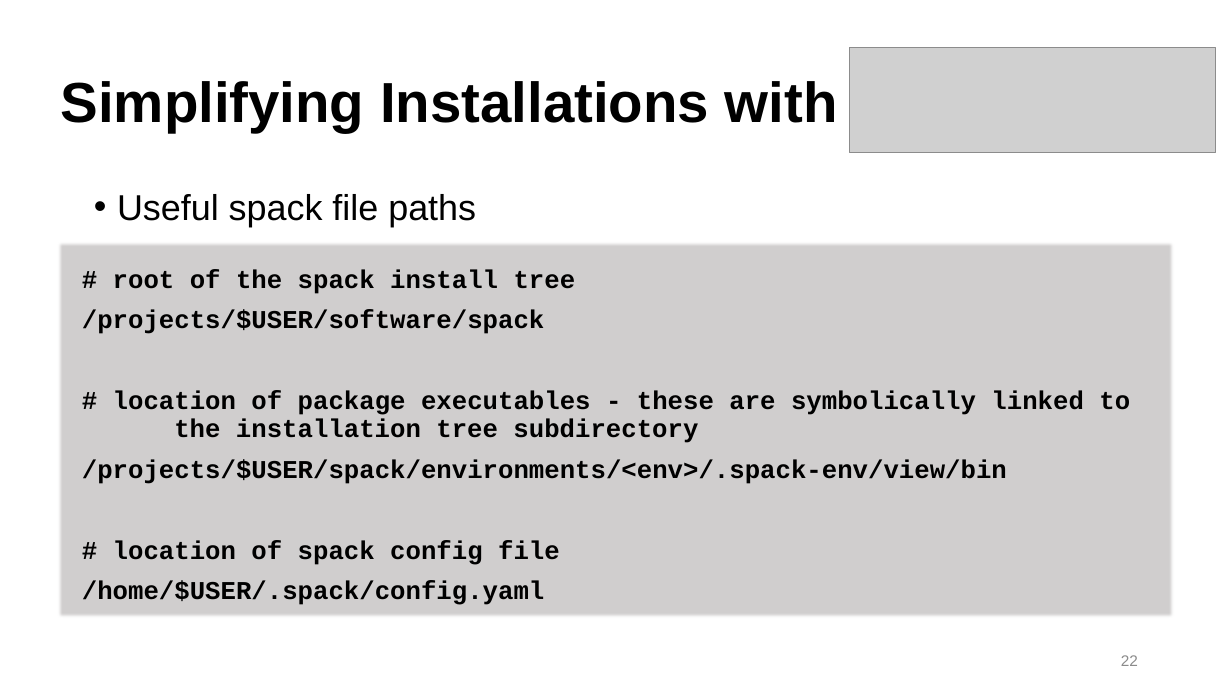
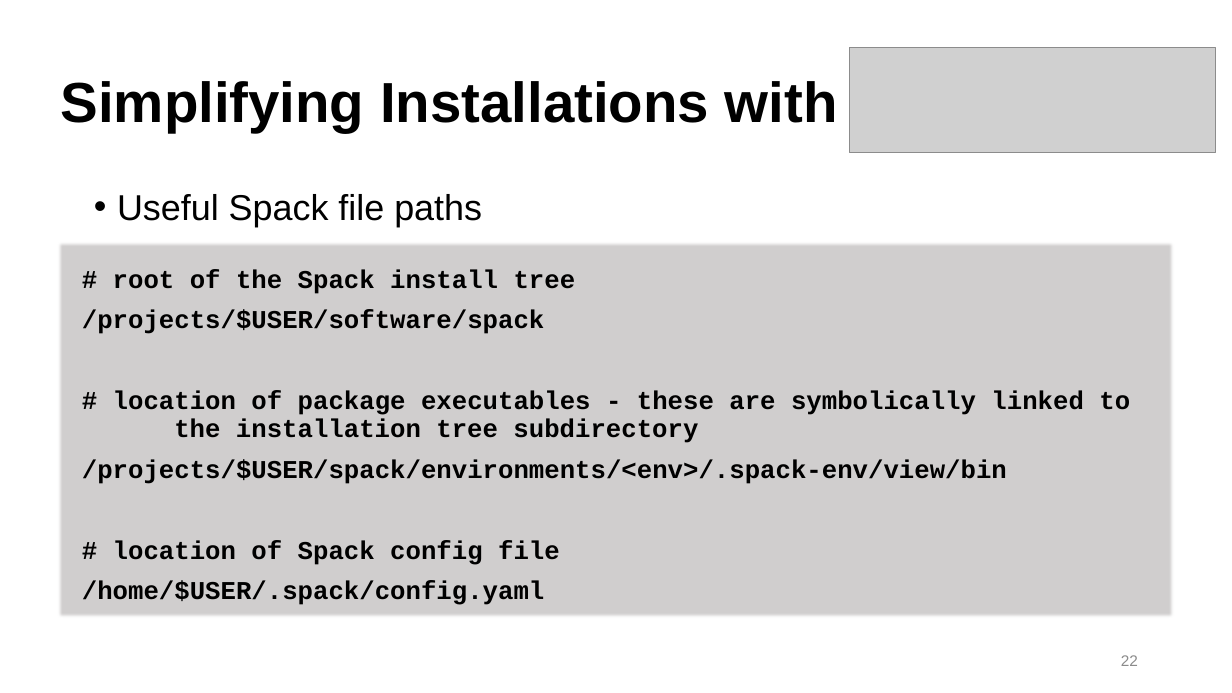
Before and after one commit to b-reyes/hpc_fundamentals_micro_credential, a slide deck: slide 22 of installing_software/installing_software.pptx. Drawn at 1232x693 pixels with LibreOffice and Linux fonts; fonts in the diff are those of the drawing; grey boxes stand for pictures; background and template pictures are left out. Boxes give left, top, right and bottom in pixels: in the first picture for what was removed or moved away, otherwise in the second. Text is boxed around its words. In the diff, an @@ line names an element or a change of style, - is before the commit and + after.

Commit message:
move description of a virtual environment to the beginning of the mamba section, go through Spack and Apptainer slides and clean up things (make them reflect the current state of the system), update EXERCUSES.md

```diff
--- a/installing_software/installing_software.pptx
+++ b/installing_software/installing_software.pptx
@@ text at <box>117,194,482,227</box>: text changed @@
-• Useful spack file paths
+• Useful Spack file paths
@@ text at <box>113,269,576,294</box>: text changed @@
-# root of the spack install tree
+# root of the Spack install tree
@@ text at <box>113,540,560,565</box>: text changed @@
-# location of spack config file
+# location of Spack config file
```
Also in this commit, not shown: 10 other slides changed, 2 other files.
